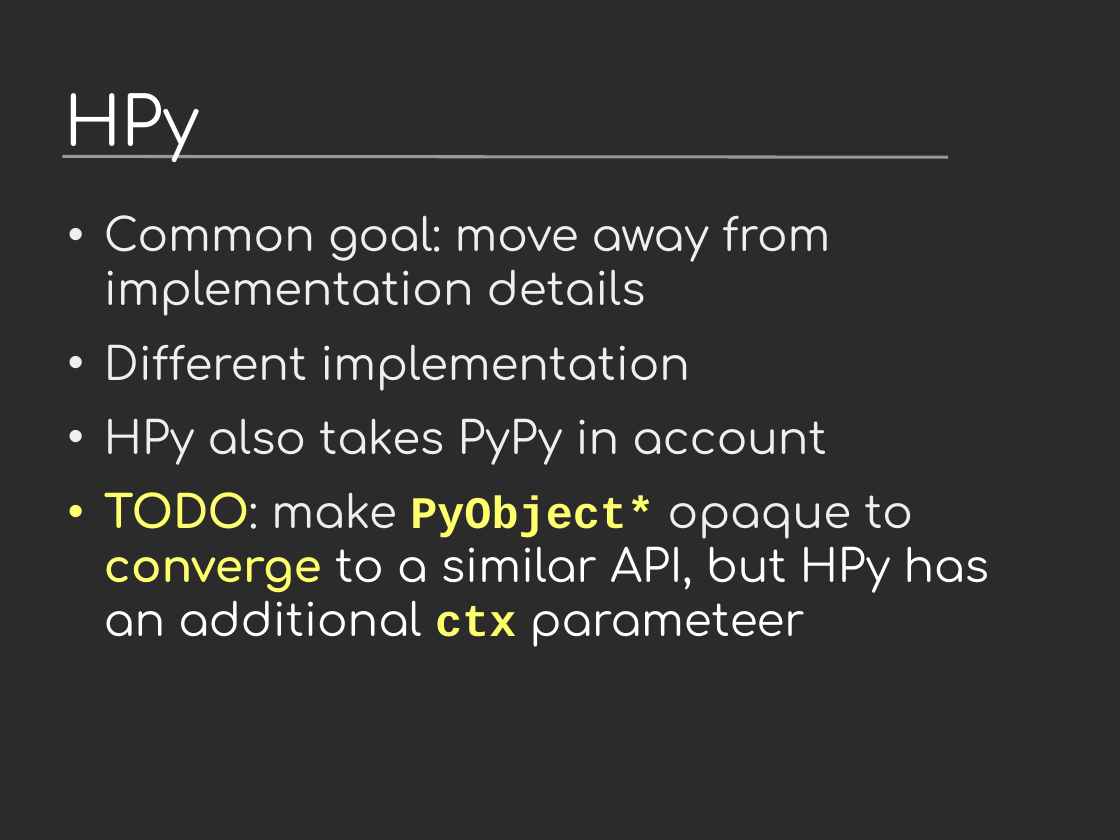
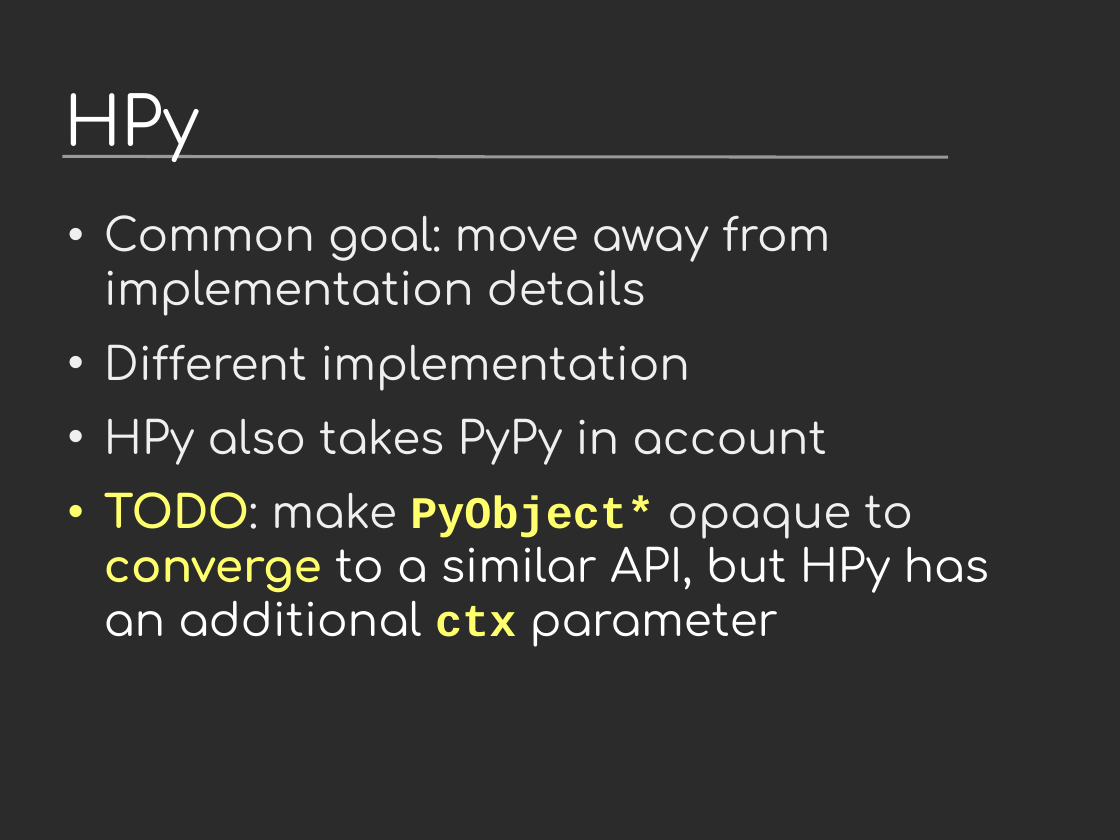
Before and after one commit to vstinner/talks, a slide deck: slide 28 of 2023-CoreDevSprint-Brno/c-api.odp (slide 26 before the commit). Drawn at 1120x840 pixels with LibreOffice and Linux fonts; fonts in the diff are those of the drawing; background and template pictures are left out; a plain dark background stands for a picture behind light text. Boxes give left, top, right and bottom in pixels: in the first picture for what was removed or moved away, otherwise in the second. Text is boxed around its words. In the diff, an @@ line names an element or a change of style, - is before the commit and + after.

```diff
--- a/2023-CoreDevSprint-Brno/c-api.odp
+++ b/2023-CoreDevSprint-Brno/c-api.odp
@@ text at (104,492,989,647): text changed @@
-• TODO: make PyObject* opaque to converge to a similar API, but HPy has an additional ctx parameteer
+• TODO: make PyObject* opaque to converge to a similar API, but HPy has an additional ctx parameter
```
Also in this commit, not shown: 5 other slides changed, 5 slides added, 1 other file.
